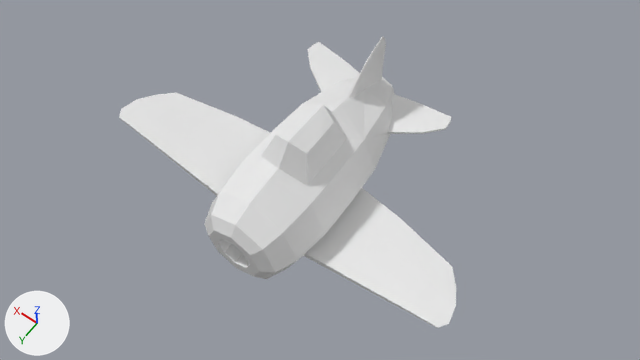
Before and after pictures for a commit that changed the Blender file Airplane/Airplane.blend.
One viewpoint serves both versions: the file's camera 'Camera'. Every picture has the same lights, and +X, +Y and +Z are marked at lower left.
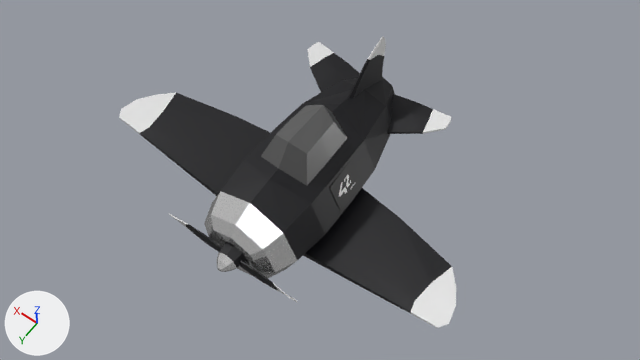
Boxes [x1, y1, x2, y2] around the edits, measured in the pictures (640 x 360 px):
'Helix', added: after [169, 214, 298, 303]
    faces in mat_black (black #02010a): [186, 223, 278, 290]
    faces in mat_metal (white #f0f0f0): [217, 252, 237, 272]
'logo', added: after [329, 160, 361, 213]
part 1 of me_cylinder, recoloured (white to black): [186, 53, 433, 282] in both
part 2 of me_cylinder, recoloured (white to black): [353, 219, 452, 313] in both
part 3 of me_cylinder, recoloured (white to black): [140, 93, 238, 171] in both
part 4 of me_cylinder, recoloured (white to grey): [204, 191, 297, 278] in both
part 5 of me_cylinder, recoloured (white to grey): [261, 105, 347, 185] in both

The change in detail:
Picture '42Lisboa.jpg' (img_42lisboa_jpg) is new.
Material 'White' (mat_white) is new.
Its base color is (0.8, 0.8, 0.8) (white #e7e7e7).
Material 'Cabin' (mat_cabin) is new.
Its base color is (0.105, 0.105, 0.105) (dark grey #5b5b5b).
Its roughness is 0.344.
Material 'Black' (mat_black) is new.
Its base color is (0.000575, 0.000425, 0.0029) (black #02010a).
Material 'Metal' (mat_metal) is new.
Its base color is (0.871, 0.871, 0.871) (white #f0f0f0).
Its metallic is 0.798.
Its roughness is 0.142.
Material 'logo' (mat_logo) is new.
Its texture is img_42lisboa_jpg.
me_cylinder has 240 vertices, 236 faces and spans x -2.53..2.53, y -0.72..1.12, z -1.84..1.27.
me_cylinder is used by ob_cylinder; location (0.0, 0.0, 0.0); rotation (1.571, 0.0, 0.0), in degrees (90, 0, 0).
me_cylinder part 1: 124 of the faces centred in x -0.97..0.97, y -0.61..0.86, z -1.36..1.27 switch from no material to mat_black (black #02010a).
me_cylinder part 2: 8 of the faces centred in x -1.73..-1.69, y -0.12..-0.06, z -1.23..-0.32 switch from no material to mat_black (black #02010a).
me_cylinder part 3: 8 of the faces centred in x 1.69..1.73, y -0.12..-0.06, z -1.23..-0.32 switch from no material to mat_black (black #02010a).
me_cylinder part 4: all 34 faces centred in x -0.52..0.52, y -0.52..0.52, z -1.84..-1.6 switch from no material to mat_metal (white #f0f0f0).
me_cylinder part 5: all 12 faces centred in x -0.28..0.28, y 0.74..0.99, z -0.8..-0.02 switch from no material to mat_cabin (dark grey #5b5b5b).
me_cylinder now uses material mat_white (white #e7e7e7).
Mesh me_plane is new.
It is a box spanning x -1.0..1.0, y -1.0..1.0, z -0.16..0.0.
It uses material mat_logo (picture img_42lisboa_jpg).
Mesh me_cylinder_001 is new.
It has 88 vertices, 82 faces and spans x -0.99..0.99, y -0.18..0.18, z -0.18..0.45.
Faces by material slot: [49, 17, 16].
It uses material mat_black (black #02010a).
It uses material mat_metal (white #f0f0f0).
It uses material mat_white (white #e7e7e7).
Object 'logo' (ob_logo) is new; it shows me_plane.
Its location is (-0.607, 0.419, 0.246).
Its rotation in degrees is (68, 0, -86).
Its scale is (0.233, 0.233, 0.233).
Object 'Helix' (ob_helix) is new; it shows me_cylinder_001.
Its location is (0.0, 1.651, 0.0).
Its rotation in degrees is (-90, 0, 0).
